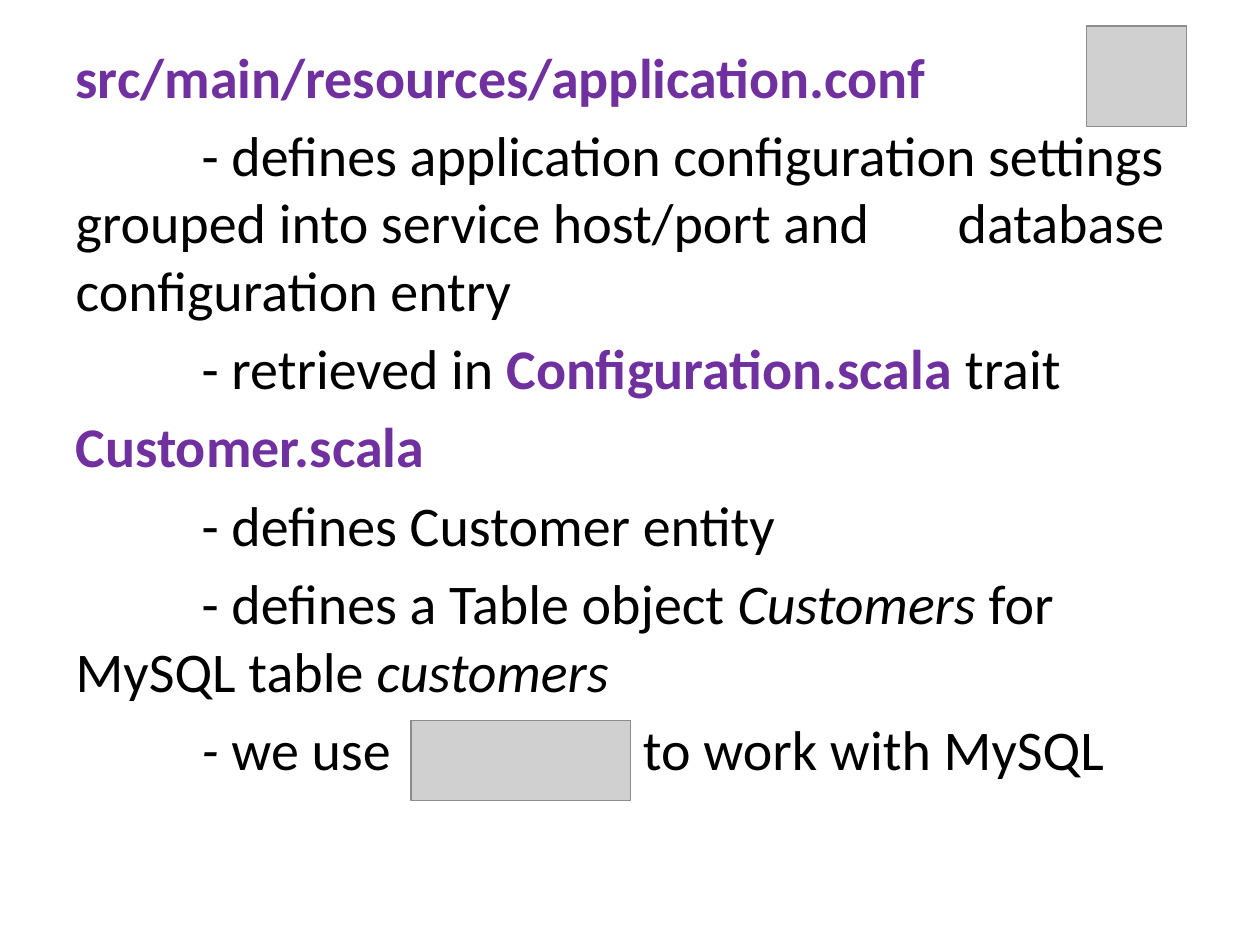
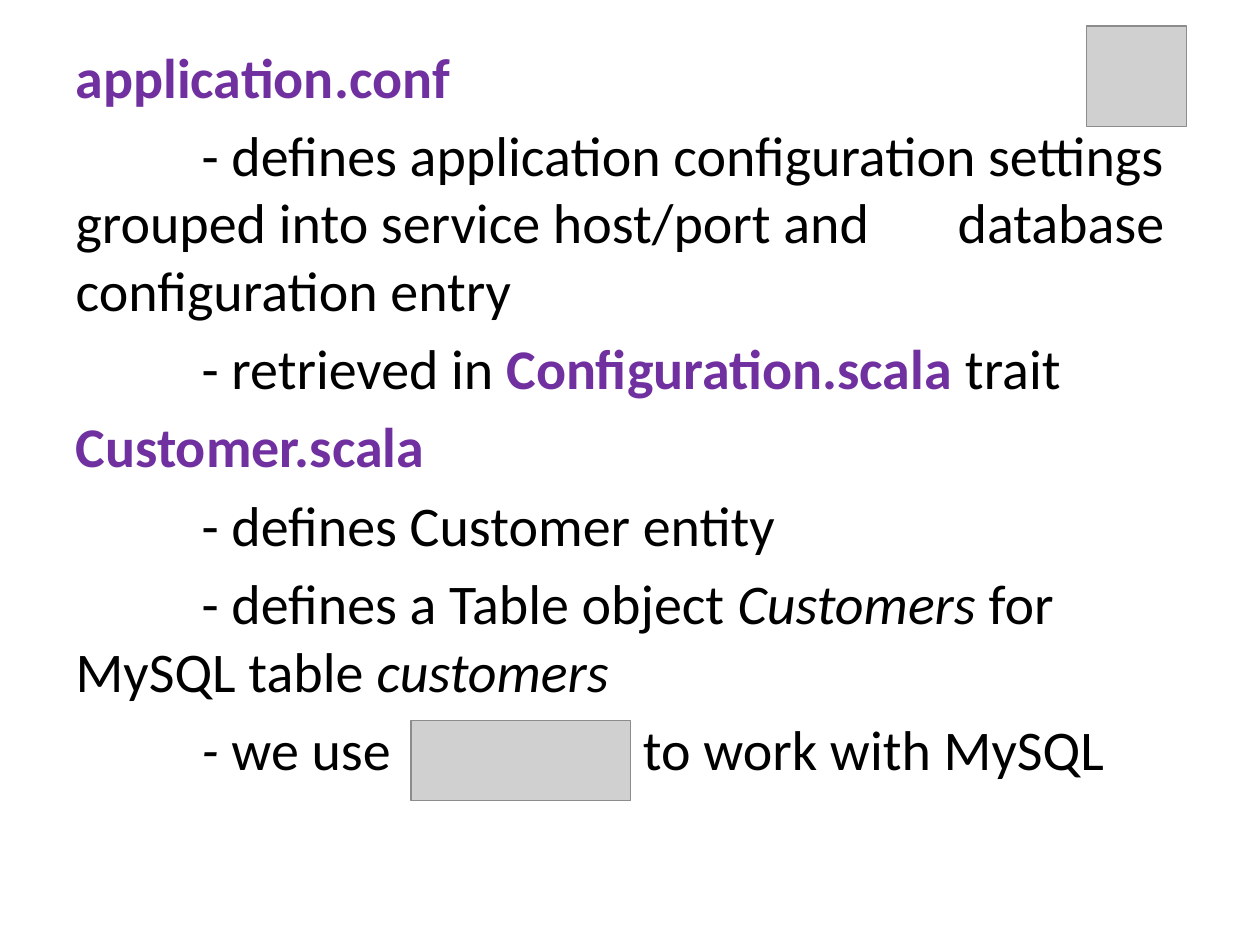
Before and after one commit to martadoberschuetz/scala, a slide deck: slide 12 of project presentation final.pptx (slide 14 before the commit). Drawn at 1260x945 pixels with LibreOffice and Linux fonts; fonts in the diff are those of the drawing; grey boxes stand for pictures. Boxes give left, top, right and bottom in pixels: in the first picture for what was removed or moved away, otherwise in the second. Text is boxed around its words. In the diff, an @@ line names an element or a change of style, - is before the commit and + after.

```diff
--- a/project presentation final.pptx
+++ b/project presentation final.pptx
@@ text at (76, 58, 450, 107): text changed @@
-src/main/resources/application.conf
+application.conf
```
Also in this commit, not shown: 6 other slides changed, 2 slides removed.
